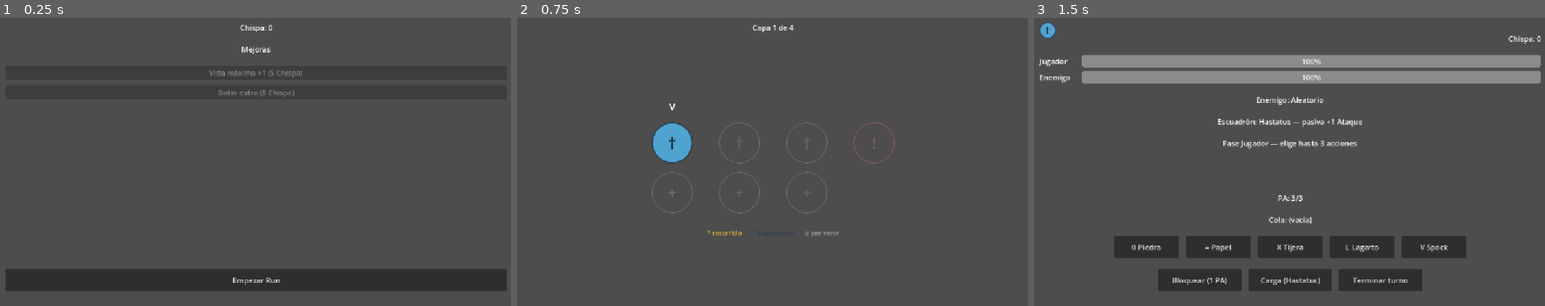
Above: before the commit, frames 1-3 (left to right).
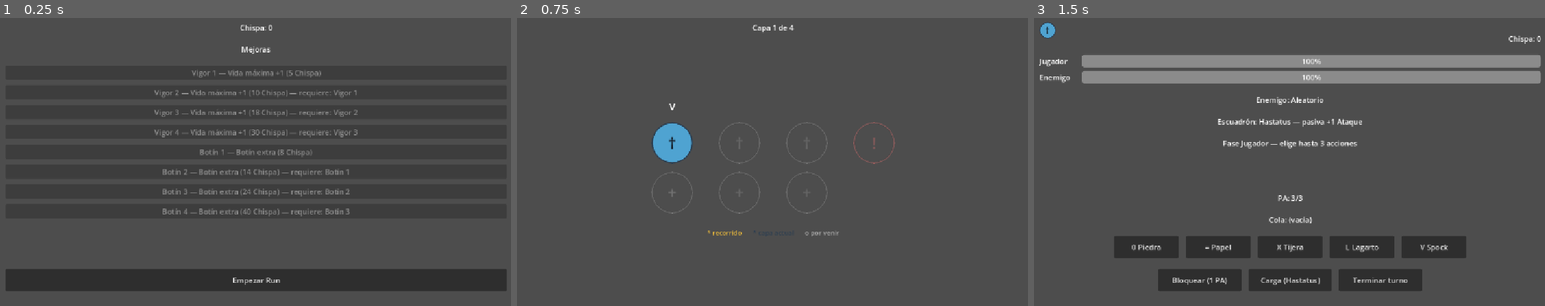
Above: after the commit, the same moments.

Repository: jolomoreno/rock-paper-scissor
Game: Godot game, scene res://scenes/main/hub.tscn
Two runs of this game, one before a commit and one after it. Both use one fixed random seed, a clock stepped at 60 frames per second and the inputs below.
Inputs:
- Up to frame 1 (0.25 s): no input
- Up to frame 2 (0.75 s): click "Empezar Run" at 0.5 s
- Up to frame 3 (1.5 s): click "†" at 1.25 s

The runs differ from the first frame. In frame 1, 1.6% of the frame differs, in the area x 30-70%, y 17-69%; in frame 2, nothing differs; in frame 3, nothing differs.

Commit message:
Add linear-dependency skill tree to Chispa upgrades (Fase 7, point 3)
Replace the flat 2-upgrade list with two 4-node branches (Vigor, Botín)
where each node requires owning the previous one in its branch. No radial
tree UI for 8 test nodes; the Hub buttons just say when something's locked
by cost vs. locked by a missing prerequisite.

Diff:
--- a/autoloads/chispa.gd
+++ b/autoloads/chispa.gd
@@ -7,12 +7,66 @@
 const UPGRADES := {
 	"vida_extra_jugador": {
 		"display_name": "Vida máxima +1",
+		"branch": "Vigor",
+		"tier": 1,
+		"requires": "",
 		"cost": 5,
+		"player_hp_bonus": 1,
+	},
+	"vida_extra_jugador_ii": {
+		"display_name": "Vida máxima +1",
+		"branch": "Vigor",
+		"tier": 2,
+		"requires": "vida_extra_jugador",
+		"cost": 10,
+		"player_hp_bonus": 1,
+	},
+	"vida_extra_jugador_iii": {
+		"display_name": "Vida máxima +1",
+		"branch": "Vigor",
+		"tier": 3,
+		"requires": "vida_extra_jugador_ii",
+		"cost": 18,
+		"player_hp_bonus": 1,
+	},
+	"vida_extra_jugador_iv": {
+		"display_name": "Vida máxima +1",
+		"branch": "Vigor",
+		"tier": 4,
+		"requires": "vida_extra_jugador_iii",
+		"cost": 30,
 		"player_hp_bonus": 1,
 	},
 	"chispa_extra_combate": {
 		"display_name": "Botín extra",
+		"branch": "Botín",
+		"tier": 1,
+		"requires": "",
 		"cost": 8,
+		"chispa_win_bonus": 1,
+	},
+	"chispa_extra_combate_ii": {
+		"display_name": "Botín extra",
+		"branch": "Botín",
+		"tier": 2,
+		"requires": "chispa_extra_combate",
+		"cost": 14,
+		"chispa_win_bonus": 1,
+	},
+	"chispa_extra_combate_iii": {
+		"display_name": "Botín extra",
+		"branch": "Botín",
+		"tier": 3,
+		"requires": "chispa_extra_combate_ii",
+		"cost": 24,
+		"chispa_win_bonus": 1,
+	},
+	"chispa_extra_combate_iv": {
+		"display_name": "Botín extra",
+		"branch": "Botín",
+		"tier": 4,
+		"requires": "chispa_extra_combate_iii",
+		"cost": 40,
 		"chispa_win_bonus": 1,
 	},
 }
@@ -36,7 +90,12 @@
 
 
 func can_afford(upgrade_id: String) -> bool:
-	return not has_upgrade(upgrade_id) and chispa >= UPGRADES[upgrade_id]["cost"]
+	return not has_upgrade(upgrade_id) and is_dependency_met(upgrade_id) and chispa >= UPGRADES[upgrade_id]["cost"]
+
+
+func is_dependency_met(upgrade_id: String) -> bool:
+	var requires: String = UPGRADES[upgrade_id].get("requires", "")
+	return requires.is_empty() or has_upgrade(requires)
 
 
 func buy_upgrade(upgrade_id: String) -> bool:
--- a/scenes/main/hub.gd
+++ b/scenes/main/hub.gd
@@ -50,5 +50,14 @@
 		var button: Button = upgrades_container.get_node(UPGRADE_BUTTON_NAME_PREFIX + upgrade_id)
 		var data: Dictionary = Chispa.UPGRADES[upgrade_id]
 		var owned := Chispa.has_upgrade(upgrade_id)
-		button.text = "%s (%d Chispa)%s" % [data["display_name"], data["cost"], " (ya comprada)" if owned else ""]
+
+		var text := "%s %d — %s (%d Chispa)" % [data["branch"], data["tier"], data["display_name"], data["cost"]]
+		if owned:
+			text += " (ya comprada)"
+		elif not Chispa.is_dependency_met(upgrade_id):
+			var requires_id: String = data["requires"]
+			var requires_data: Dictionary = Chispa.UPGRADES[requires_id]
+			text += " — requiere: %s %d" % [requires_data["branch"], requires_data["tier"]]
+
+		button.text = text
 		button.disabled = owned or not Chispa.can_afford(upgrade_id)
Not shown, changed: README.md
Not shown, changed: ROADMAP.md
